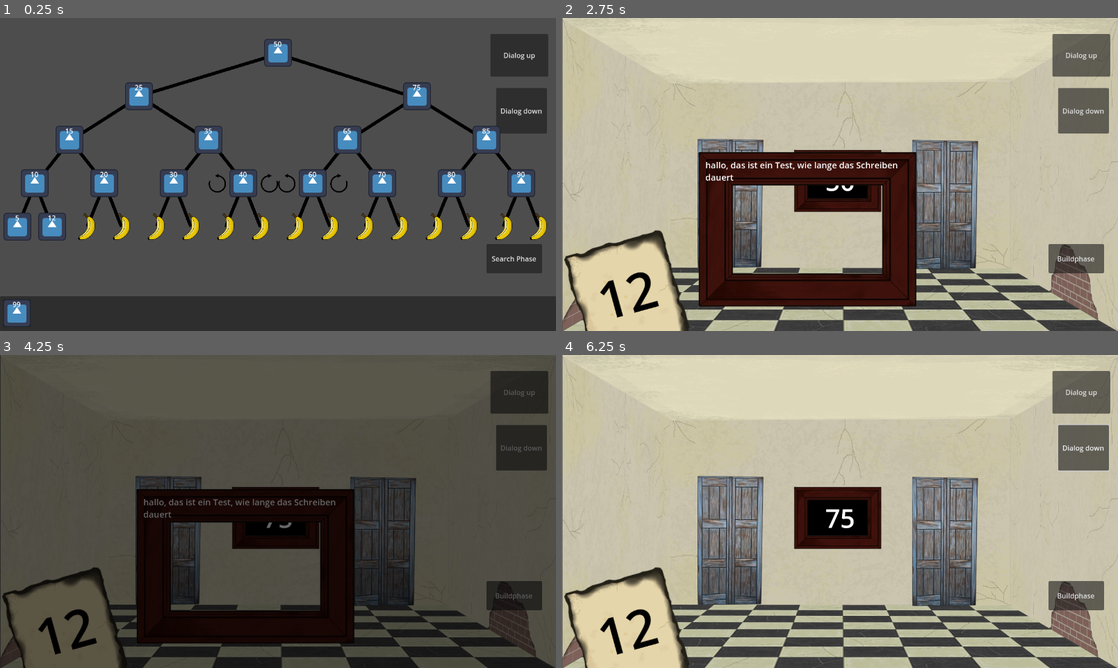
Above: before the commit, frames 1-4 (two rows, left to right).
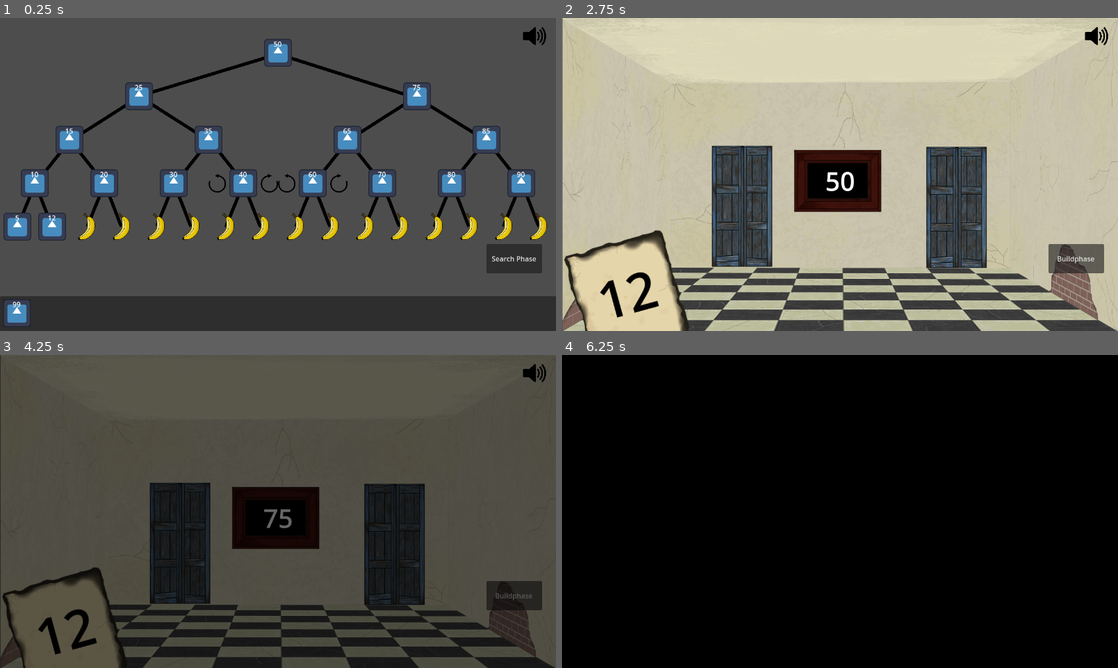
Above: after the commit, the same moments.

Repository: Combativ/AlgoDitTutorial
Game: Godot game, scene res://scenes/main.tscn
The game is run twice, just before and just after one commit, with the same random seed, the same clock (stepped at 60 frames per second) and the same inputs. The engine's default icon, where the game draws it, is replaced by a stand-in: a white triangle on a blue panel in a dark square.
Inputs (mouse positions are in pixels of both pictures, inside the frame that each line leads up to):
- Up to frame 1 (0.25 s): no input
- Up to frame 2 (2.75 s): click (1079, 55) at 0.5 s, where only the run before the commit has a clickable "Dialog up"; click "Search Phase" at 1.25 s; click (945, 205) at 2.02 s
- Up to frame 3 (4.25 s): move the mouse to (400, 495) at 2.77 s; click (400, 495) at 2.92 s; click "Buildphase" at 3.5 s
- Up to frame 4 (6.25 s): drag from (728, 527) to (812, 574) at 4.27 s; click (1084, 448) at 5 s, where only the run before the commit has a clickable "Dialog down"; tap Enter at 5.75 s; move the mouse to (895, 442) at 5.77 s

The runs differ from the first frame. In frame 1, 2.7% of the frame differs, in the area x 88-99%, y 2-37%; in frame 2, 21%; in frame 3, 15%; in frame 4, 98%, in the area x 0-100%, y 0-100%.

Commit message:
1st Sounds & Global Sound Manager
Erste Sounds sind integriert (zu finden im neuen Ordner "sounds")

Sounds ein und ausschalten kann über den globel_sound_manager gesteuert werden

Diff:
--- a/globals/global.gd
+++ b/globals/global.gd
@@ -21,3 +21,6 @@
 
 ##stores the reference to the in game dialog system
 var dialog_system: Dialogsystem = null
+
+##stores the reference to the global sound manager
+var global_sound_manager: SoundManager = null
--- a/scenes/build_phase/scripts/build_phase.gd
+++ b/scenes/build_phase/scripts/build_phase.gd
@@ -1,5 +1,5 @@
 extends Node2D
-
+class_name BuildPhase
 
 @onready var main = $".."
 
--- a/scenes/dialog_system/audio_player.gd
+++ /dev/null
@@ -1,63 +0,0 @@
-extends AudioStreamPlayer
-class_name AudioPlayer
-
-signal playing_started
-signal playing_paused
-signal playing_continued
-
-@export var muted: bool = false
-var volume: float
-
-####################################################################################################
-# Called when the node enters the scene tree for the first time.
-func _ready() -> void:
-	volume = volume_db
-	pass # Replace with function body.
-
-
-# Called every frame. 'delta' is the elapsed time since the previous frame.
-func _process(delta: float) -> void:
-	if(muted and volume_db != -80):
-		self.volume_db = -80
-	elif(!muted and volume_db != volume):
-		self.volume_db = volume
-	pass
-
-#methods
-####################################################################################################
-
-##starts playing the transferred sound file
-##emits signal: playing_started
-func start_playing(path: String) -> void:
-	self.stream = load(path)
-	self.play()
-	playing_started.emit()
-
-##pauses the playing sound
-##emits signal: playing_paused
-func pause_playing() -> void:
-	self.stream_paused = true
-	self.playing_paused.emit()
-
-
-##continues playing the sound
-##emits signal: playing_continued
-func continue_playing() -> void:
-	self.stream_paused = false
-	self.playing_continued.emit()
-
-##dinishes playing
-##emits signal: finished
-func skip():
-	self.finished.emit()
-
-##mutes the soundtrack (volume_db is set to -80 dB)
-func mute() -> void:
-	volume = volume_db
-	volume_db = -80
-	self.muted = true
-
-##unmutes the soundtrack (volume_db is set to value of volume)
-func unmute() -> void:
-	volume_db = volume
-	self.muted = false
--- a/scenes/dialog_system/scenes/dialog_system.tscn
+++ b/scenes/dialog_system/scenes/dialog_system.tscn
@@ -3,7 +3,7 @@
 [ext_resource type="Script" path="res://scenes/dialog_system/scripts/database.gd" id="1_23t7t"]
 [ext_resource type="Script" path="res://scenes/dialog_system/scripts/dialog_system.gd" id="1_wxxts"]
 [ext_resource type="Texture2D" uid="uid://dbdiswrgslihs" path="res://scenes/search_phase/art/Picture_v01.png" id="3_fe838"]
-[ext_resource type="Script" path="res://scenes/dialog_system/audio_player.gd" id="3_nxrd8"]
+[ext_resource type="Script" path="res://scenes/dialog_system/scripts/audio_player.gd" id="3_nxrd8"]
 [ext_resource type="Script" path="res://scenes/dialog_system/scripts/text_box.gd" id="3_qjwsw"]
 [ext_resource type="Script" path="res://scenes/dialog_system/scripts/button.gd" id="5_840j7"]
 [ext_resource type="Script" path="res://scenes/dialog_system/scripts/button_2.gd" id="6_qpihx"]
@@ -45,6 +45,7 @@
 theme_override_font_sizes/normal_font_size = 20
 
 [node name="Button" type="Button" parent="."]
+visible = false
 offset_left = 848.0
 offset_top = -736.0
 offset_right = 981.0
@@ -54,6 +55,7 @@
 script = ExtResource("5_840j7")
 
 [node name="Button2" type="Button" parent="."]
+visible = false
 offset_left = 861.0
 offset_top = -612.0
 offset_right = 978.0
--- /dev/null
+++ b/scenes/dialog_system/scripts/audio_player.gd
@@ -0,0 +1,67 @@
+extends AudioStreamPlayer
+class_name AudioPlayer
+
+signal playing_started
+signal playing_paused
+signal playing_continued
+
+@export var muted: bool = false
+var volume: float
+
+####################################################################################################
+# Called when the node enters the scene tree for the first time.
+func _ready() -> void:
+	volume = volume_db
+	pass # Replace with function body.
+
+
+# Called every frame. 'delta' is the elapsed time since the previous frame.
+func _process(delta: float) -> void:
+	if(muted and volume_db != -80):
+		self.volume_db = -80
+	elif(!muted and volume_db != volume):
+		self.volume_db = volume
+	pass
+
+#methods
+####################################################################################################
+
+##starts playing the transferred sound file
+##emits signal: playing_started
+func start_playing(path: String) -> void:
+	self.stream = load(path)
+	self.play()
+	playing_started.emit()
+
+##pauses the playing sound
+##emits signal: playing_paused
+func pause_playing() -> void:
+	self.stream_paused = true
+	self.playing_paused.emit()
+
+
+##continues playing the sound
+##emits signal: playing_continued
+func continue_playing() -> void:
+	self.stream_paused = false
+	self.playing_continued.emit()
+
+##dinishes playing
+##emits signal: finished
+func skip():
+	self.finished.emit()
+
+##mutes the soundtrack (volume_db is set to -80 dB)
+func mute() -> void:
+	volume = volume_db
+	volume_db = -80
+	self.muted = true
+
+##unmutes the soundtrack (volume_db is set to value of volume)
+func unmute() -> void:
+	volume_db = volume
+	self.muted = false
+
+##returns true if the audio player is muted, false otherwise
+func is_muted() -> bool:
+	return self.muted
--- a/scenes/dialog_system/scripts/button.gd
+++ b/scenes/dialog_system/scripts/button.gd
@@ -4,7 +4,6 @@
 # Called when the node enters the scene tree for the first time.
 func _ready() -> void:
 	self.pressed.connect($"..".slide_up)
-	self.pressed.connect($"..".test)
 	self.pressed.connect(tuple)
 	pass # Replace with function body.
 
--- a/scenes/dialog_system/scripts/dialog_system.gd
+++ b/scenes/dialog_system/scripts/dialog_system.gd
@@ -39,6 +39,7 @@
 var key_pressed: bool
 @export var skip_key: Key
 
+@onready var audio_player: AudioPlayer = $AudioStreamPlayer
 ####################################################################################################
 
 #controls the movement of the dialog system
@@ -88,9 +89,6 @@
 		clear()
 
 func _ready() -> void:
-	#SignalBus.picture_right_room.connect(slide_up)
-	#SignalBus.picture_wrong_room.connect(slide_down)
-	#SignalBus.picture_right_room.connect(test)
 	Global.dialog_system = self
 	pass
 
@@ -103,7 +101,7 @@
 
 	#writing animation
 	if writing && index !=  self.text.length()-1:
-		write_next()
+		_write_next()
 	elif writing:
 			working = false
 			writing = false
@@ -139,6 +137,10 @@
 func get_skip_key() -> Key:
 	return self.skip_key
 
+##returns this system's audio player
+func get_audio_player() -> AudioPlayer:
+	return self.audio_player
+
 ##sets the text of it´s text_box to the transferred text
 func set_text(text: String) -> void:
 	$Text_box.set_text(text)
@@ -171,23 +173,10 @@
 	texts.append(text)
 
 ##writes next character of self.text in text_box
-func write_next() -> void:
+func _write_next() -> void:
 	if(self.text != null && self.index <= self.text.length()-1):
 		self.set_text(self.get_text_box().get_text() + self.text[self.index])
 		index += 1
-
-##TODO delete this method
-##just a test-text
-func test() -> void:
-	print("test linked")
-	var s: String = "hallo, das ist ein Test, wie lange das Schreiben dauert."
-	write(s)
-	await writing_done
-	await skip
-	write("""Das ist alles so viel Spaßßßßßß jljö aökfjd ölkfajö
-lfkaö lkdfj öalkfj eölkafö lk fälklk jföalkdj fölkjadöflkjöal djfökajfd ökjaö dfljaölk djfölaj
-kja ödlkföalkdf ölakm eölmaö lödkaj ölkjcoi jaölk dflkamd öflmaökljü bjöalkd ölkaföl jdfölkjaödfjaekmadmf l,adkjadlkfjäalm e.,maä d mävpjaüplem äfaölm ädm fäapovüpoea äöflmaädölmfä a füpoejaäpm aäölcä völäeapofäöalmdöm väaövm äp aoejf äölamdälm äcölvm äökaäpoj fäölamsd fäö lam ädvöj oräaöle- ,my- lpcjpaojäflma döfmal,ä ölfkapito kma epoj +rapowmföla,mdflkmvpü oae äfalmf-as dväo laksm-f ,am sd-f mö oaiwejf äölmfa -dsöd fjadlf kjölkdajf lkjdfö alkjföldajfölkem- a,rm- er,marem äalkjfädjpaov j#ak fömea-r,mae-r,mäakdf jäakvjäp oaj äekfm
-aösdlmf- alk efä dk#poakcvä ölaäölm -f eöalf""")
 
 ##skips writing animation and shows the entire text in the text_box instandly
 ##emits signal: writing_done
@@ -202,3 +191,15 @@
 ##slides down the dialog system
 func slide_down() -> void:
 	operations.append(Operation.SLIDE_DOWN)
+
+##mutes the dialog system's audio
+func mute() -> void:
+	get_audio_player().mute()
+
+##unmutes the dialog system's audio
+func unmute() -> void:
+	get_audio_player().unmute()
+
+##returns true if the entire dialog system is muted, false otherwise
+func is_muted() -> bool:
+	return get_audio_player().is_muted()
--- /dev/null
+++ b/scenes/global_sound_manager/scenes/global_sound_manager.tscn
@@ -0,0 +1,21 @@
+[gd_scene load_steps=3 format=3 uid="uid://c0v46wm86qer8"]
+
+[ext_resource type="Texture2D" uid="uid://ihuo4w4pefm2" path="res://scenes/global_sound_manager/art_assets/Lautsprecher.png" id="1_1pc6v"]
+[ext_resource type="Script" path="res://scenes/global_sound_manager/scripts/global_sound_manager.gd" id="1_pry1k"]
+
+[node name="sound_manager" type="Control"]
+layout_mode = 3
+anchors_preset = 0
+offset_right = 40.0
+offset_bottom = 40.0
+script = ExtResource("1_pry1k")
+
+[node name="(un-)mute_button" type="TextureButton" parent="."]
+layout_mode = 0
+offset_left = 1204.0
+offset_top = 21.0
+offset_right = 1913.0
+offset_bottom = 575.0
+scale = Vector2(0.075, 0.075)
+keep_pressed_outside = true
+texture_normal = ExtResource("1_1pc6v")
--- /dev/null
+++ b/scenes/global_sound_manager/scripts/global_sound_manager.gd
@@ -0,0 +1,52 @@
+extends Control
+class_name SoundManager
+
+@onready var build_phase: BuildPhase = $"../build_phase"
+@onready var search_phase: SearchPhase = $"../search_phase"
+@onready var dialog_system: Dialogsystem = $"../dialog_system"
+
+@export var globally_muted: bool
+
+var texture_unmuted: Texture2D = preload("res://scenes/global_sound_manager/art_assets/Lautsprecher.png")
+var texture_muted: Texture2D = preload("res://scenes/global_sound_manager/art_assets/Durchgestrichener_Lautsprecher.png")
+
+@onready var mute_button: TextureButton = $"(un-)mute_button"
+####################################################################################################
+# Called when the node enters the scene tree for the first time.
+func _ready() -> void:
+	mute_button.pressed.connect(switch_status)
+	pass # Replace with function body.
+
+
+# Called every frame. 'delta' is the elapsed time since the previous frame.
+func _process(delta: float) -> void:
+	if(globally_muted and !is_muted()):
+		dialog_system.get_audio_player().mute()
+		search_phase.mute()
+		mute_button.texture_normal = texture_muted
+		mute_button.texture_hover = texture_unmuted
+	elif (!globally_muted):
+		dialog_system.get_audio_player().unmute()
+		search_phase.unmute()
+		mute_button.texture_normal = texture_unmuted
+		mute_button.texture_hover = texture_muted
+	pass
+
+#methods
+####################################################################################################
+
+##mutes all existing ingame sounds
+func mute() -> void:
+	globally_muted = true
+
+##unmutes all existing ingame sounds
+func unmute() -> void:
+	globally_muted = false
+
+##returns true if the entire game is muted, false otherwise
+func is_muted() -> bool:
+	return dialog_system.is_muted() and search_phase.is_muted()
+
+##switches the status of the mute_button
+func switch_status() -> void:
+	self.globally_muted = !globally_muted
--- a/scenes/main.tscn
+++ b/scenes/main.tscn
@@ -6,6 +6,7 @@
 [ext_resource type="PackedScene" uid="uid://b4tvajj0c08u7" path="res://menus/title/title.tscn" id="3_lrpwh"]
 [ext_resource type="PackedScene" uid="uid://bsehu8h5432ef" path="res://scenes/dialog_system/scenes/dialog_system.tscn" id="5_u6pyg"]
 [ext_resource type="Script" path="res://scenes/search_phase/scripts/transition_wall.gd" id="6_g2gvs"]
+[ext_resource type="PackedScene" uid="uid://c0v46wm86qer8" path="res://scenes/global_sound_manager/scenes/global_sound_manager.tscn" id="7_k6mp8"]
 
 [node name="Main" type="Node2D"]
 script = ExtResource("1_twobj")
@@ -31,3 +32,5 @@
 color = Color(0, 0, 0, 1)
 script = ExtResource("6_g2gvs")
 darkening_speed = 0.1
+
+[node name="sound_manager" parent="." instance=ExtResource("7_k6mp8")]
--- a/scenes/search_phase/scenes/door.tscn
+++ b/scenes/search_phase/scenes/door.tscn
@@ -1,16 +1,21 @@
-[gd_scene load_steps=4 format=3 uid="uid://di3vmniplspd7"]
+[gd_scene load_steps=7 format=3 uid="uid://di3vmniplspd7"]
 
 [ext_resource type="Script" path="res://scenes/search_phase/scripts/door.gd" id="1_33kvn"]
-[ext_resource type="Texture2D" uid="uid://cj2x2f2yu728w" path="res://scenes/search_phase/art/Door_v009.png" id="2_a3lmd"]
+[ext_resource type="Texture2D" uid="uid://p3jfqia07ywx" path="res://scenes/search_phase/art/tur_zu.png" id="2_0hv7g"]
+[ext_resource type="AudioStream" uid="uid://dvr2q2deag61p" path="res://scenes/search_phase/sounds/Tür_short.wav" id="2_2g4s0"]
 [ext_resource type="PackedScene" uid="uid://bxk0vcdmjjrxc" path="res://scenes/search_phase/scenes/picture.tscn" id="3_lt8sn"]
+[ext_resource type="Texture2D" uid="uid://3gf4bn6vmmre" path="res://scenes/search_phase/art/tur_auf.png" id="3_w37d8"]
+[ext_resource type="AudioStream" uid="uid://dq7mk5of2e2py" path="res://scenes/search_phase/sounds/Tür.wav" id="5_thwxb"]
 
 [node name="Door" type="Node2D"]
 script = ExtResource("1_33kvn")
+sound = ExtResource("2_2g4s0")
 
 [node name="Hitbox & Image" type="TextureButton" parent="."]
 offset_right = 40.0
 offset_bottom = 40.0
-texture_normal = ExtResource("2_a3lmd")
+texture_normal = ExtResource("2_0hv7g")
+texture_hover = ExtResource("3_w37d8")
 
 [node name="DoorNumber" parent="." instance=ExtResource("3_lt8sn")]
 visible = false
@@ -19,5 +24,6 @@
 
 [node name="AudioStreamPlayer2D" type="AudioStreamPlayer2D" parent="."]
 position = Vector2(191, 375)
+stream = ExtResource("5_thwxb")
 
 [connection signal="pressed" from="Hitbox & Image" to="." method="move_trough_door"]
--- a/scenes/search_phase/scripts/CONTROLLER_SEARCHPHASE.gd
+++ b/scenes/search_phase/scripts/CONTROLLER_SEARCHPHASE.gd
@@ -18,12 +18,12 @@
 		return PICTURE_IMG
 
 #Door
-@export var DOOR_IMG_NORMAL: Texture2D =  preload("res://scenes/search_phase/art/Door_v009.png"):
+@export var DOOR_IMG_NORMAL: Texture2D =  preload("res://scenes/search_phase/art/tur_zu.png"):
 	set(img):
 		DOOR_IMG_NORMAL = img
 	get():
 		return DOOR_IMG_NORMAL
-@export var DOOR_IMG_HOVER: Texture2D = preload("res://scenes/search_phase/art/Door_v009.png"):
+@export var DOOR_IMG_HOVER: Texture2D = preload("res://scenes/search_phase/art/tur_auf.png"):
 	set(img):
 		DOOR_IMG_HOVER = img
 	get():
--- a/scenes/search_phase/scripts/door.gd
+++ b/scenes/search_phase/scripts/door.gd
@@ -27,7 +27,7 @@
 	set_img_doorplate($"../../Controller".DOOR_IMG_DOORPLATE)
 	$"DoorNumber/Hitbox & Image".disabled = true
 	self.audioplayer.stream = self.sound
-	self.get_door_hitbox().pressed.connect(self.audioplayer.play)
+	#self.get_door_hitbox().pressed.connect(self.audioplayer.play)
 
 func _process(delta: float) -> void:
 	if(muted and self.get_door_hitbox().pressed.is_connected(self.audioplayer.play)):
@@ -119,3 +119,7 @@
 ##unmutes the door's sound
 func unmute() -> void:
 	self.muted = false
+
+##returns true if the audio player is muted, false otherwise
+func is_muted() -> bool:
+	return self.muted
--- a/scenes/search_phase/scripts/room.gd
+++ b/scenes/search_phase/scripts/room.gd
@@ -2,14 +2,14 @@
 class_name Room
 
 @onready var room_node: SnapTargetNode
-@onready var doorLeft: Node2D = $"DoorLeft"
-@onready var doorRight: Node2D = $"DoorRight"
+@onready var door_left: Node2D = $"DoorLeft"
+@onready var door_right: Node2D = $"DoorRight"
 @onready var picture: Node2D = $"Picture"
 
 # Called when the node enters the scene tree for the first time.
 func _ready() -> void:
 	$RoomIMG.set_texture($"../Controller".ROOM_IMG)
-	SignalBus.picture_wrong_room.connect(self.return_to_spawn_room)
+	SignalBus.picture_wrong_room.connect(func(): self.move_to_room(Global.tree_root))
 	pass
 
 ##initializes the first room with Global.tree_root as room_node (first node to enter)
@@ -32,28 +32,39 @@
 ##updates the room´s links and numbers to the ones of the room_node´s
 ##enables button of the piture if in the destination_room
 func update() -> void:
-	if doorLeft != null:
-		doorLeft.set_door_node(self.room_node.get_left_child_node())
-		doorLeft.update()
-	if doorRight != null:
-		doorRight.set_door_node(self.room_node.get_right_child_node())
-		doorRight.update()
+	if door_left != null:
+		door_left.set_door_node(self.room_node.get_left_child_node())
+		door_left.update()
+	if door_right != null:
+		door_right.set_door_node(self.room_node.get_right_child_node())
+		door_right.update()
 	picture.set_number(self.room_node.get_number())
 	pass
 
 ##blocks every button of this object
 ## disabled = true
 func lock() -> void:
-	$DoorLeft.lock()
-	$DoorRight.lock()
-	$Picture.lock()
+	door_left.lock()
+	door_right.lock()
+	picture.lock()
 
 ##releases the buttons (buttons can be used again)
 ## disabled = false
 func release() -> void:
-	$DoorLeft.release()
-	$DoorRight.release()
-	$Picture.release()
+	door_left.release()
+	door_right.release()
+	picture.release()
 
-func return_to_spawn_room() -> void:
-	self.move_to_room(Global.tree_root)
+##mutes every sound of the room and it´s objects
+func mute() -> void:
+	door_left.mute()
+	door_right.mute()
+
+##unmutes every sound of the room and it´s objects
+func unmute() -> void:
+	door_left.unmute()
+	door_right.unmute()
+
+##returns true if the entire room is muted, false otherwise
+func is_muted() -> bool:
+	return door_left.is_muted() and door_right.is_muted()
--- a/scenes/search_phase/scripts/search_phase.gd
+++ b/scenes/search_phase/scripts/search_phase.gd
@@ -3,17 +3,24 @@
 
 @onready var main = $".."
 @export var transition_time: float
+@onready var room: Room = $Room
+@onready var letter: Letter = $Letter
 
 #getter and setter
 ####################################################################################################
 
 ##returns the letter of the search phase (bottom left corner)
 func get_letter() -> Letter:
-	return $Letter
+	return self.letter
+
+##returns the room of the search phase
+func get_room() -> Room:
+	return self.room
 
 ##returns the of room visited the last time the search phase was used (0 if the search phase wasn´t used yet)
 static func get_move_counter() -> int:
 	return Global.path_tracker.size()
+
 
 #methods
 ####################################################################################################
@@ -53,14 +60,26 @@
 
 ##blocks every single button of this phase (incl. switch_phase button)
 func lock() -> void:
-	$Room.lock()
+	room.lock()
 	$SwitchPhase.disabled = true
 
 ##releases the buttons of this phase
 func release() -> void:
-	$Room.release()
+	room.release()
 	$SwitchPhase.disabled = false
 
 ##makes the screen black for almost the time transferred
 func transition(seconds: float) -> void:
 	$"../TransitionWall".transition(seconds)
+
+##mutes all sounds of the search phase
+func mute() -> void:
+	self.get_room().mute()
+
+##unmutes all sounds of the search phase
+func unmute() -> void:
+	self.get_room().unmute()
+
+##returns true if the audio player is muted, false otherwise
+func is_muted() -> bool:
+	return room.is_muted()
Not shown, removed: art_assets/Durchgestrichener_Lautsprecher.png.import
Not shown, removed: art_assets/Lautsprecher.png.import
Not shown, removed: art_assets/Postkarte.png.import
Renamed: art_assets/Postkarte.png -> scenes/dialog_system/art/Postkarte.png
Not shown, added: scenes/dialog_system/art/Postkarte.png.import
Binary file added: scenes/dialog_system/art/Textrahmen.png
Not shown, added: scenes/dialog_system/art/Textrahmen.png.import
Binary file added: scenes/dialog_system/art/Textrahmen_2.png
Not shown, added: scenes/dialog_system/art/Textrahmen_2.png.import
Not shown, added: scenes/dialog_system/sounds/Papier1.wav.import
Not shown, added: scenes/dialog_system/sounds/Papier2.wav.import
Not shown, added: scenes/dialog_system/sounds/Papier3.wav.import
(and 28 more such lines)
